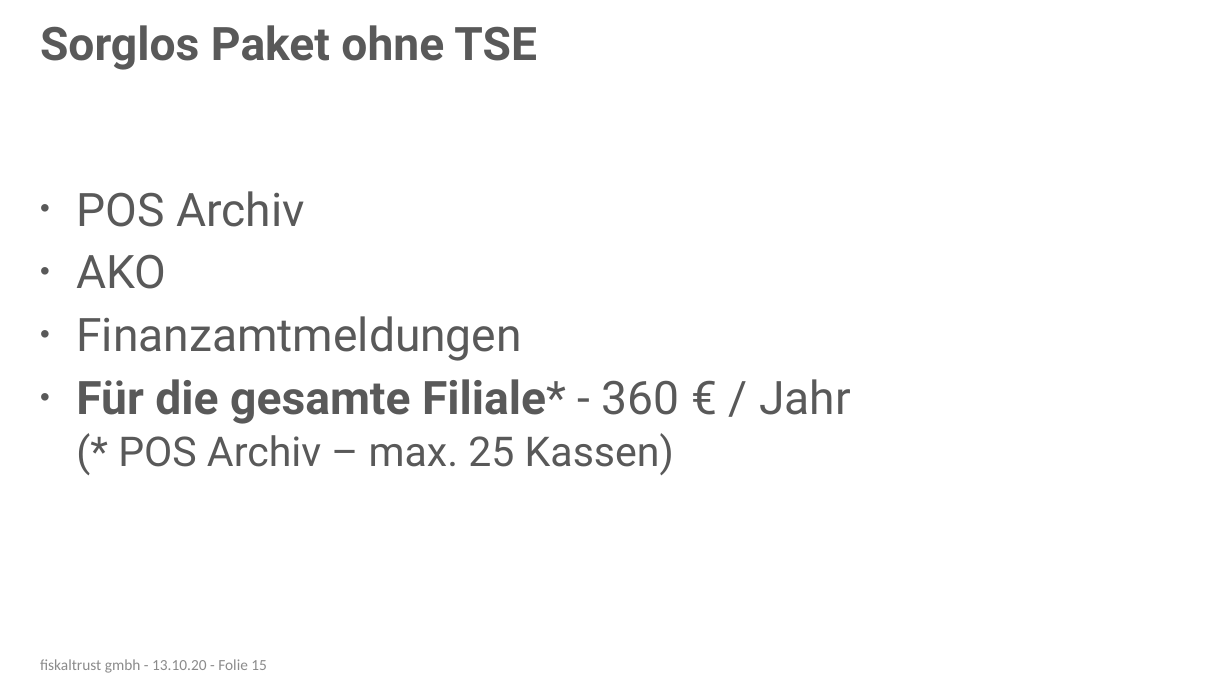
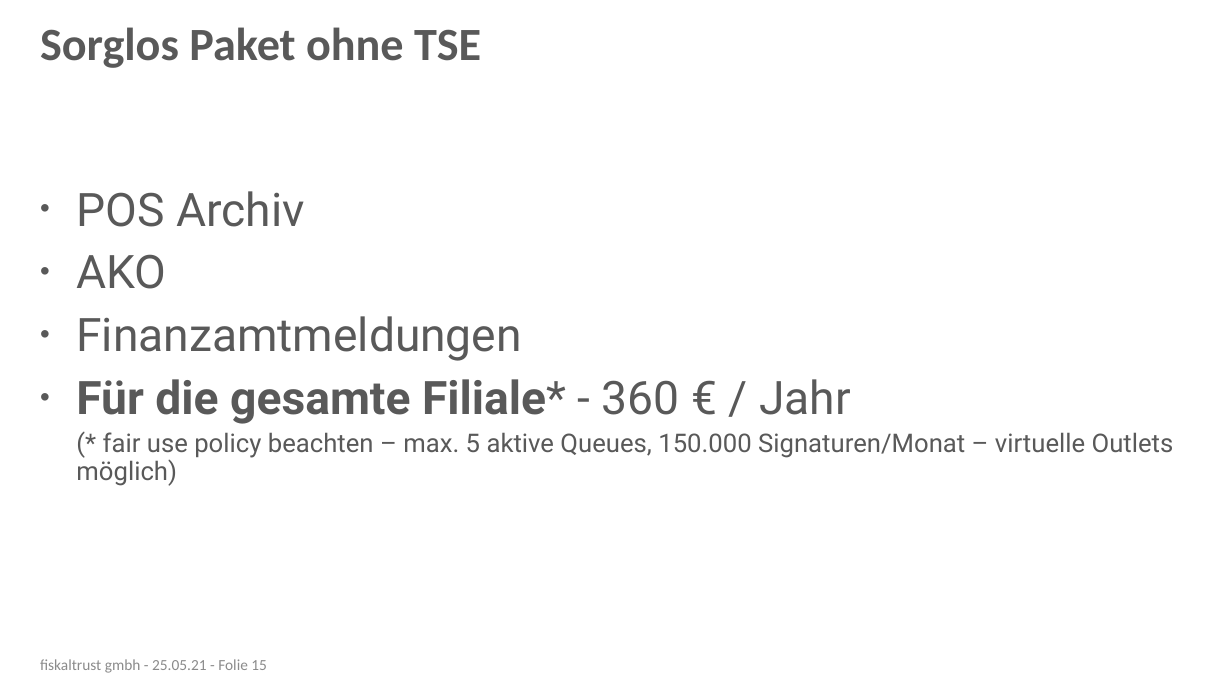
Before and after one commit to fiskaltrust/getting-started, a slide deck: slide 15 of posdealers/presentations/sales/media/posdealer-sales-rollout.pptx. Drawn at 1232x693 pixels with LibreOffice and Linux fonts; fonts in the diff are those of the drawing; background and template pictures are left out. Boxes give left, top, right and bottom in pixels: in the first picture for what was removed or moved away, otherwise in the second. Text is boxed around its words. In the diff, an @@ line names an element or a change of style, - is before the commit and + after.

```diff
--- a/posdealers/presentations/sales/media/posdealer-sales-rollout.pptx
+++ b/posdealers/presentations/sales/media/posdealer-sales-rollout.pptx
@@ title "Sorglos Paket ohne TSE" at box(40, 27, 481, 68): font Roboto to Calibri @@
@@ text at box(76, 432, 1174, 486): text changed; size 32 to 20 pt @@
-  (* POS Archiv – max. 25 Kassen)
+  (* fair use policy beachten – max. 5 aktive Queues, 150.000 Signaturen/Monat – virtuelle Outlets möglich)
@@ text at box(40, 659, 267, 673): text changed @@
-fiskaltrust gmbh - 13.10.20 - Folie 15
+fiskaltrust gmbh - 25.05.21 - Folie 15
```
Also in this commit, not shown: 17 other slides changed, 10 other files.
